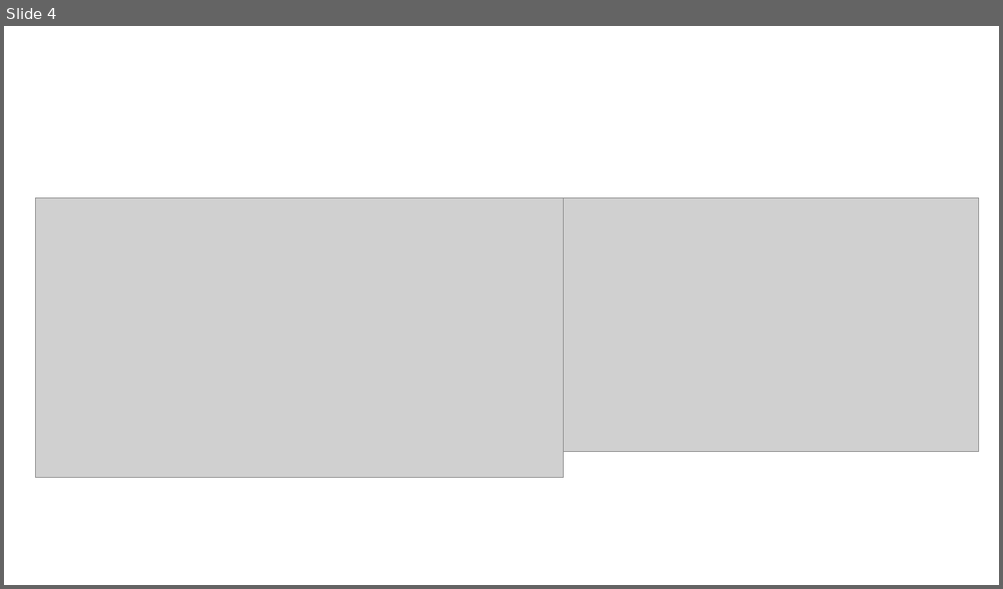
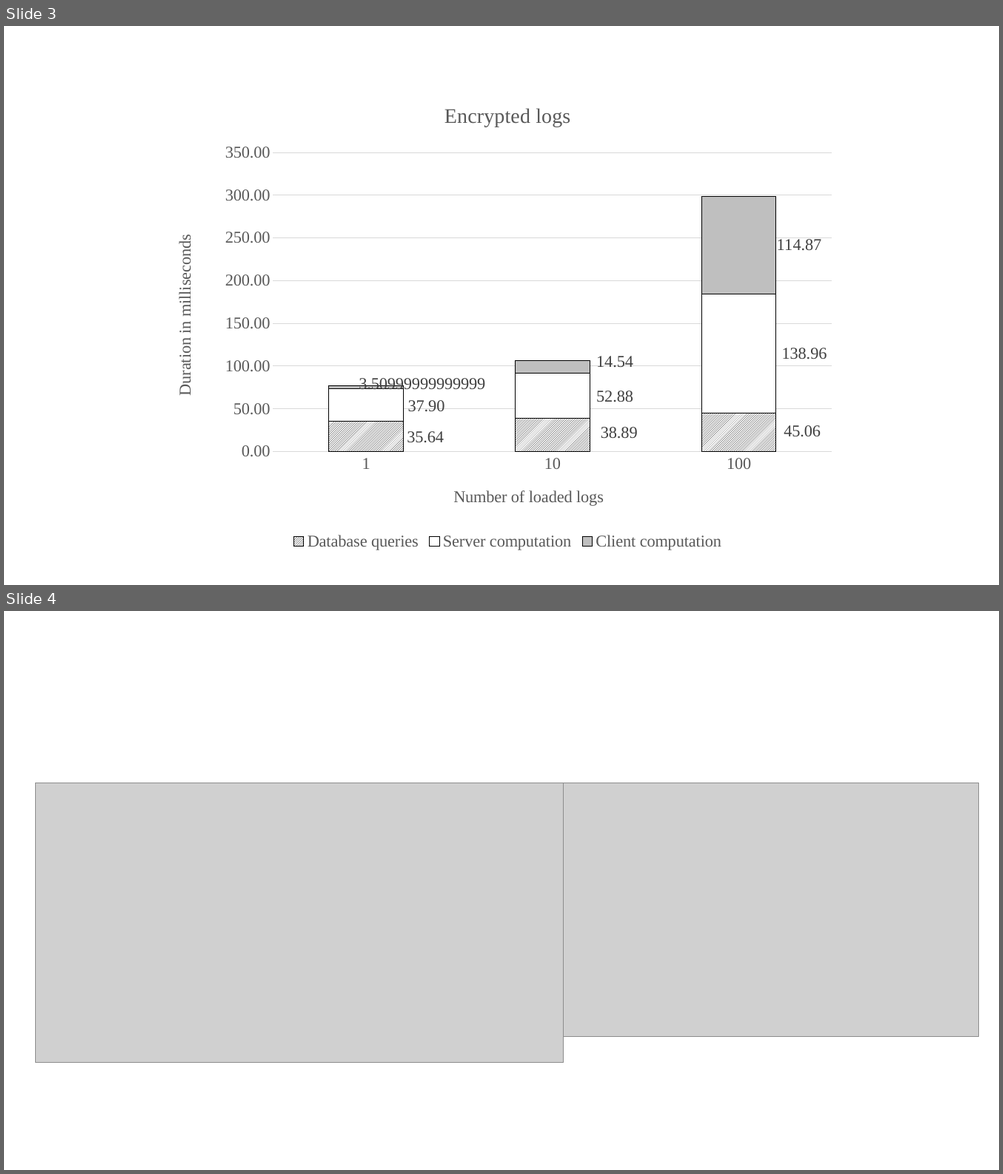
Before and after one commit to haggj/masters-thesis, a slide deck: draft/07-data.pptx. Shown one above the other, each under a label of ours: slide 4 before the commit, slides 3 and 4 after it. The pictures are 1003x589 and 1003x1174 pixels, drawn with LibreOffice and Linux fonts; fonts in the diff are those of the drawing; grey boxes stand for pictures. Boxes give left, top, right and bottom in pixels: in the first picture for what was removed or moved away, otherwise in the second. Text is boxed around its words. In the diff, an @@ line names an element or a change of style, - is before the commit and + after.

```diff
--- a/draft/07-data.pptx
+++ b/draft/07-data.pptx
@@ slide 3 added at [4, 26, 999, 585], background #FFFFFF @@
@@ column stacked chart added at [170, 85, 845, 555] @@
+title "Encrypted logs "
+categories: 1, 10, 100
+Database queries: 35.64, 38.89, 45.06
+Server computation: 37.9, 52.88, 138.96
+Client computation: 3.51, 14.54, 114.87
```
Also in this commit, not shown: 2 slides changed, 1 other slide added, 1 slide removed.
